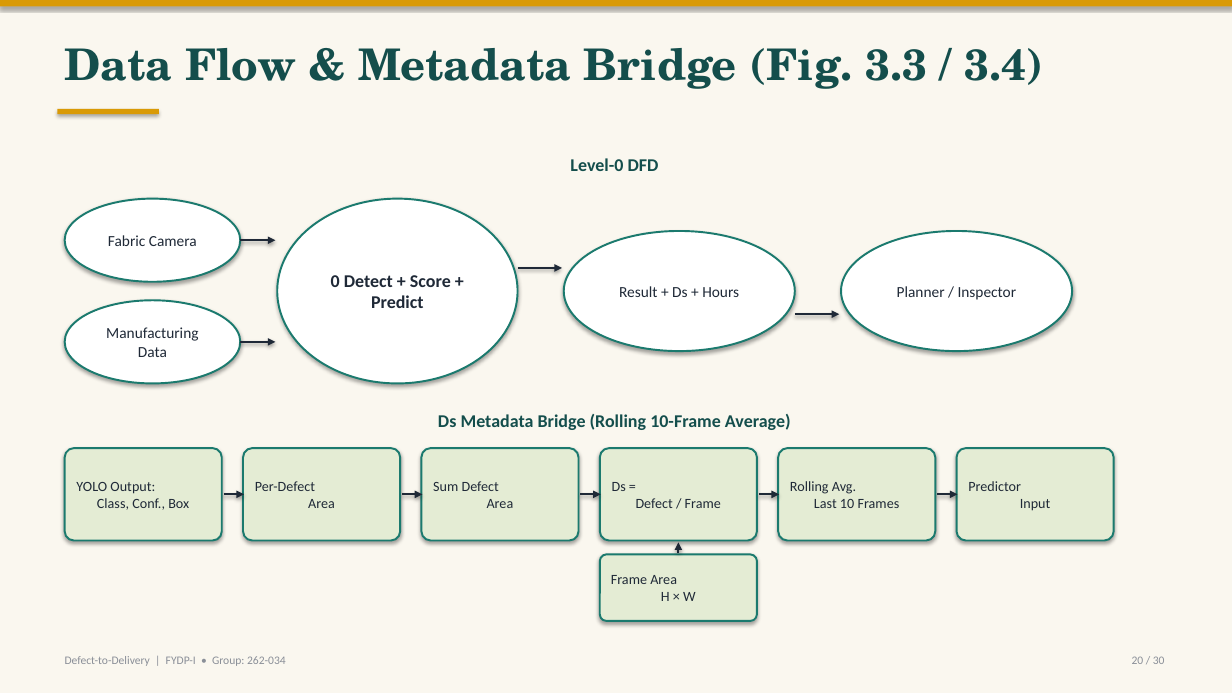
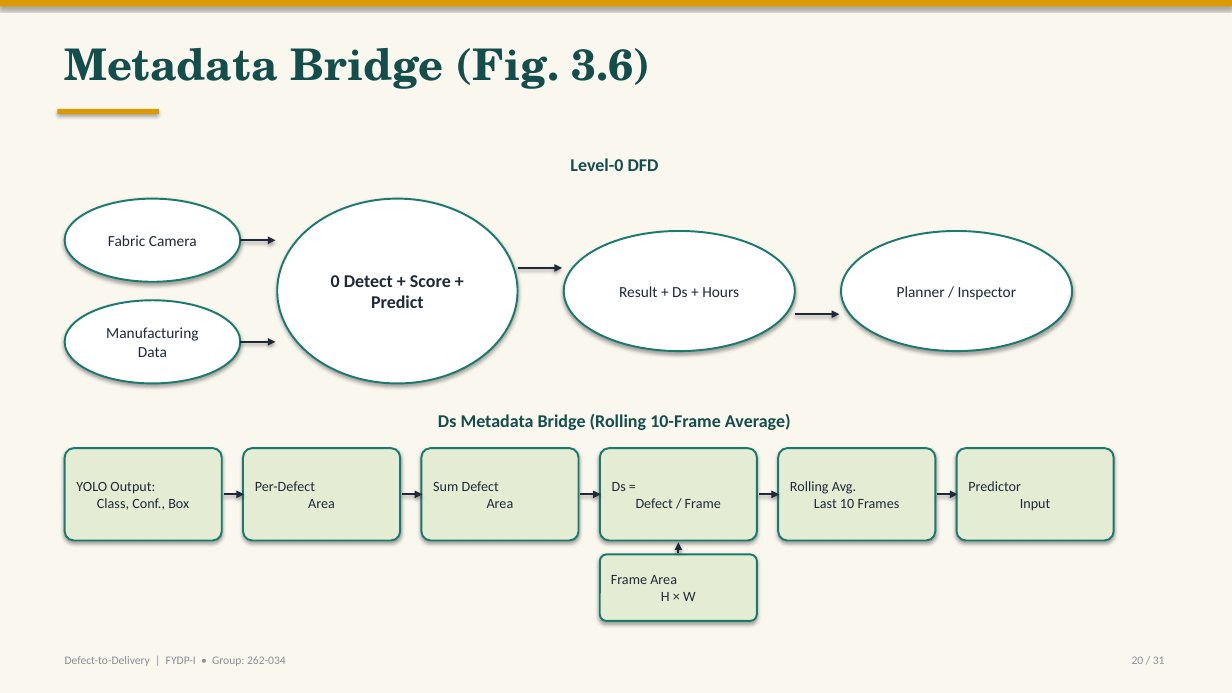
Before and after one commit to labib-ux/FYDP, a slide deck: slide 20 of slides/FYDP-I_Defect-to-Delivery.pptx. Drawn at 1232x693 pixels with LibreOffice and Linux fonts; fonts in the diff are those of the drawing. Boxes give left, top, right and bottom in pixels: in the first picture for what was removed or moved away, otherwise in the second. Text is boxed around its words. In the diff, an @@ line names an element or a change of style, - is before the commit and + after.

```diff
--- a/slides/FYDP-I_Defect-to-Delivery.pptx
+++ b/slides/FYDP-I_Defect-to-Delivery.pptx
@@ text at (x1=65, y1=48, x2=651, y2=89): text changed @@
-Data Flow & Metadata Bridge (Fig. 3.3 / 3.4)
+Metadata Bridge (Fig. 3.6)
@@ text at (x1=1132, y1=656, x2=1165, y2=664): text changed @@
-20 / 30
+20 / 31
```
Also in this commit, not shown: 29 other slides changed, 1 slide added.
